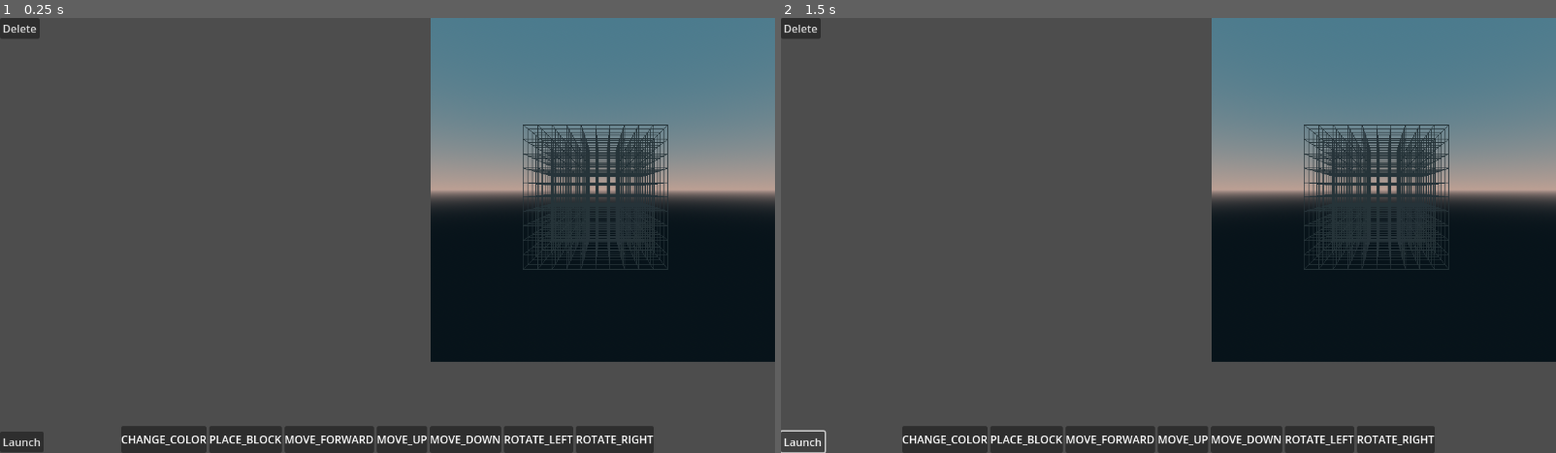
Above: before the commit, frames 1-2 (left to right).
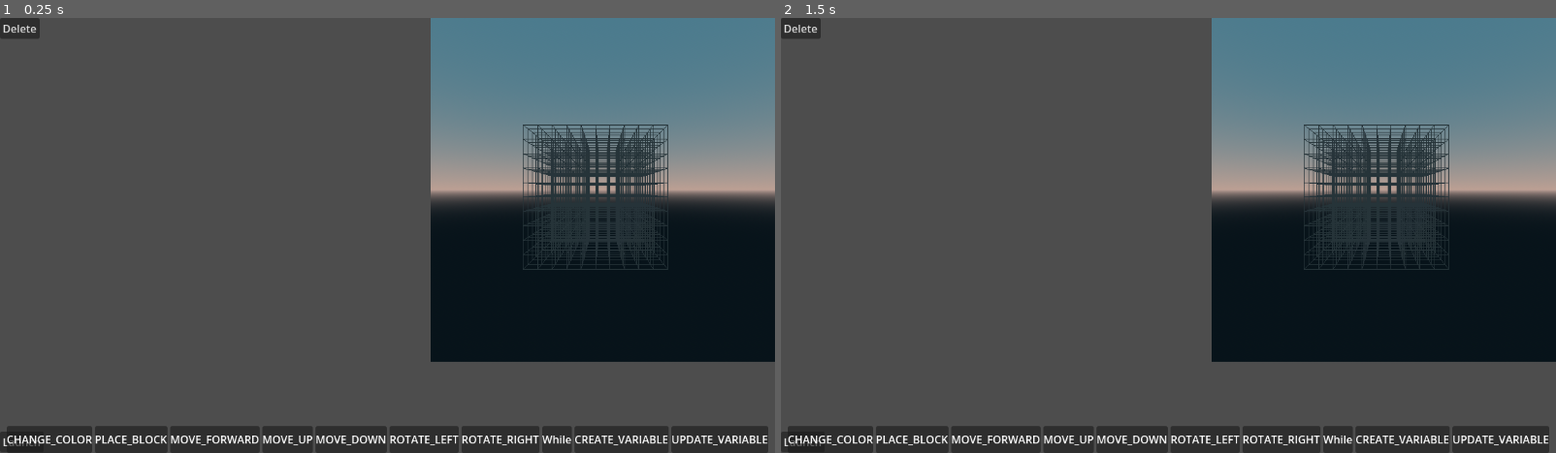
Above: after the commit, the same moments.

Repository: Crhonopost/Projet-jeu-serieux
Game: Godot game, scene res://scenes/level/current_level.tscn
Two runs of this game, one before a commit and one after it. Both use one fixed random seed, a clock stepped at 60 frames per second and the inputs below. This scene is started directly instead of the project's main scene.
Inputs:
- Up to frame 1 (0.25 s): no input
- Up to frame 2 (1.5 s): click "Launch" at 0.5 s; click "Launch" at 1.25 s

The runs differ from the first frame. In frame 1, 2.6% of the frame differs, in the area x 0-100%, y 93-100%; in frame 2, 2.8%.

Commit message:
fix conditions

Diff:
--- a/ebucilper/resources/scripting/definitions/logic/condition_resource.gd
+++ b/ebucilper/resources/scripting/definitions/logic/condition_resource.gd
@@ -5,5 +5,5 @@
 @export var comparator: LowLevelExpression.OperatorEnum
 @export var variableB: ExpressionResource
 
-func getComparatorText():
-	LowLevelExpression.operatorToStr(comparator)
+func getComparatorText() -> String:
+	return LowLevelExpression.operatorToStr(comparator)
--- a/ebucilper/scenes/UI/coding_space.tscn
+++ b/ebucilper/scenes/UI/coding_space.tscn
@@ -1,12 +1,16 @@
-[gd_scene load_steps=16 format=3 uid="uid://c2i2xc75qwiwp"]
+[gd_scene load_steps=24 format=3 uid="uid://c2i2xc75qwiwp"]
 
 [ext_resource type="Script" uid="uid://b678kr1glpsrl" path="res://scenes/UI/coding_space.gd" id="1_25lkw"]
 [ext_resource type="Script" uid="uid://bulv0feibbce" path="res://scripts/compiler.gd" id="2_bwyhw"]
 [ext_resource type="Script" uid="uid://bqe45dm5wyip4" path="res://resources/scripting/definitions/logic/logic_resource.gd" id="2_fn0c8"]
 [ext_resource type="Script" uid="uid://bbv23l8h2i6ka" path="res://resources/scripting/definitions/logic/list_instruction_resource.gd" id="3_f75ky"]
+[ext_resource type="Script" uid="uid://bir504d7dlwrt" path="res://resources/scripting/definitions/logic/condition_resource.gd" id="3_vjcr8"]
 [ext_resource type="Script" uid="uid://dmggbp5elydyj" path="res://resources/scripting/definitions/logic/executions/change_color_logic_resource.gd" id="6_a6itc"]
 [ext_resource type="Script" uid="uid://d1ynh7ys7iaab" path="res://scenes/UI/inventory.gd" id="7_a6itc"]
 [ext_resource type="Script" uid="uid://qjop52belxgl" path="res://resources/scripting/definitions/logic/executions/no_args_logic_resource.gd" id="7_vjcr8"]
+[ext_resource type="Script" uid="uid://cioni3f13iu1e" path="res://resources/scripting/definitions/logic/flows/while_instruction_resource.gd" id="8_vjcr8"]
+[ext_resource type="Script" uid="uid://bptnkeoa30f03" path="res://resources/scripting/definitions/logic/executions/create_logic_resource.gd" id="9_f75ky"]
+[ext_resource type="Script" uid="uid://jhj821woppuc" path="res://resources/scripting/definitions/logic/executions/update_logic_resource.gd" id="11_jhjoh"]
 
 [sub_resource type="Resource" id="Resource_47f3o"]
 script = ExtResource("3_f75ky")
@@ -44,6 +48,24 @@
 script = ExtResource("7_vjcr8")
 type = 5
 metadata/_custom_type_script = "uid://qjop52belxgl"
+
+[sub_resource type="Resource" id="Resource_3t8km"]
+script = ExtResource("3_vjcr8")
+comparator = 6
+metadata/_custom_type_script = "uid://bir504d7dlwrt"
+
+[sub_resource type="Resource" id="Resource_xchgw"]
+script = ExtResource("8_vjcr8")
+condition = SubResource("Resource_3t8km")
+metadata/_custom_type_script = "uid://cioni3f13iu1e"
+
+[sub_resource type="Resource" id="Resource_iduvy"]
+script = ExtResource("9_f75ky")
+metadata/_custom_type_script = "uid://bptnkeoa30f03"
+
+[sub_resource type="Resource" id="Resource_lhmcw"]
+script = ExtResource("11_jhjoh")
+metadata/_custom_type_script = "uid://jhj821woppuc"
 
 [node name="CodingSpace" type="Control"]
 layout_mode = 3
@@ -87,7 +109,7 @@
 grow_horizontal = 2
 grow_vertical = 0
 script = ExtResource("7_a6itc")
-availableInstructions = Array[ExtResource("2_fn0c8")]([SubRe …(170 unchanged characters)… e_78wbv"), SubResource("Resource_dhuyy")])
+availableInstructions = Array[ExtResource("2_fn0c8")]([SubRe …(170 unchanged characters)… e_78wbv"), SubResource("Resource_dhuyy"), SubResource("Resource_xchgw"), SubResource("Resource_iduvy"), SubResource("Resource_lhmcw")])
 
 [node name="VariableList" type="VBoxContainer" parent="."]
 layout_mode = 1
--- a/ebucilper/scenes/grid/builder.gd
+++ b/ebucilper/scenes/grid/builder.gd
@@ -61,10 +61,10 @@
 	elif instruction is ChangeColorInstruction:
 		changeColor(instruction.color)
 		buildingTime += 1
+	elif instruction is JumpToIfInstruction:
+		jumpIf(instruction.toIdx, instruction.condition, instruction.evaluateNot)
 	elif instruction is JumpToInstruction:
 		jump(instruction.toIdx)
-	elif instruction is JumpToIfInstruction:
-		jumpIf(instruction.toIdx, instruction.condition, instruction.evaluateNot)
 	elif instruction is CreateVarInstruction:
 		createVariable(instruction.target, instruction.expression)
 	elif instruction is UpdateVarInstruction:
@@ -114,6 +114,8 @@
 		return 0
 	if variable is String:
 		return runtimeVariables[variable]
+	elif variable is not float && variable is not int && variable is not bool:
+		return 0
 	else:
 		return variable
 
@@ -137,7 +139,7 @@
 	return expression.execute(varA, expression.operator, varB)
 
 func createVariable(name: String, initialValue: LowLevelExpression):
-	runtimeVariables[name] = extractVar(initialValue)
+	runtimeVariables[name] = executeCalcul(initialValue)
 
 func updateVariable(name: String, expression: LowLevelExpression):
 	if(!runtimeVariables.has(name)): return false
--- a/ebucilper/scripts/compiler.gd
+++ b/ebucilper/scripts/compiler.gd
@@ -16,7 +16,7 @@
 
 		elif entryPoint is CreateLogicResource:
 			instru = CreateVarInstruction.new()
-			instru.expression.A = entryPoint.valuA
+			instru.expression.A = entryPoint.value
 			instru.expression.operator = LowLevelExpression.OperatorEnum.NONE
 			instru.target = entryPoint.name.value
 
@@ -57,7 +57,7 @@
 			endLoopCondition.condition.A = condiVarA
 			endLoopCondition.condition.B = condiVarB
 			endLoopCondition.condition.operator = entryPoint.condition.comparator
-			endLoopCondition.toIdx = instructionIdx + conditionExpressions.size() + instructionList.size() + 2
+			endLoopCondition.toIdx = instructionIdx + conditionExpressions.size() + instructionList.size() + 1
 			conditionExpressions.append(endLoopCondition)
 
 			conditionExpressions.append_array(instructionList)
--- a/ebucilper/scripts/instructions/argsInstructions/create_var_instruction.gd
+++ b/ebucilper/scripts/instructions/argsInstructions/create_var_instruction.gd
@@ -1,4 +1,4 @@
 class_name CreateVarInstruction extends ArgsInstruction
 
 var target: String
-var expression: LowLevelExpression
+var expression:= LowLevelExpression.new()
--- a/ebucilper/scripts/instructions/argsInstructions/jump_to_if.gd
+++ b/ebucilper/scripts/instructions/argsInstructions/jump_to_if.gd
@@ -1,4 +1,4 @@
 class_name JumpToIfInstruction extends JumpToInstruction
 
-var condition: LowLevelExpression
+var condition := LowLevelExpression.new()
 var evaluateNot: bool
--- a/ebucilper/scripts/instructions/argsInstructions/update_var_instruction.gd
+++ b/ebucilper/scripts/instructions/argsInstructions/update_var_instruction.gd
@@ -1,4 +1,4 @@
 class_name UpdateVarInstruction extends ArgsInstruction
 
 var target: String
-var expression: LowLevelExpression
+var expression := LowLevelExpression.new()
